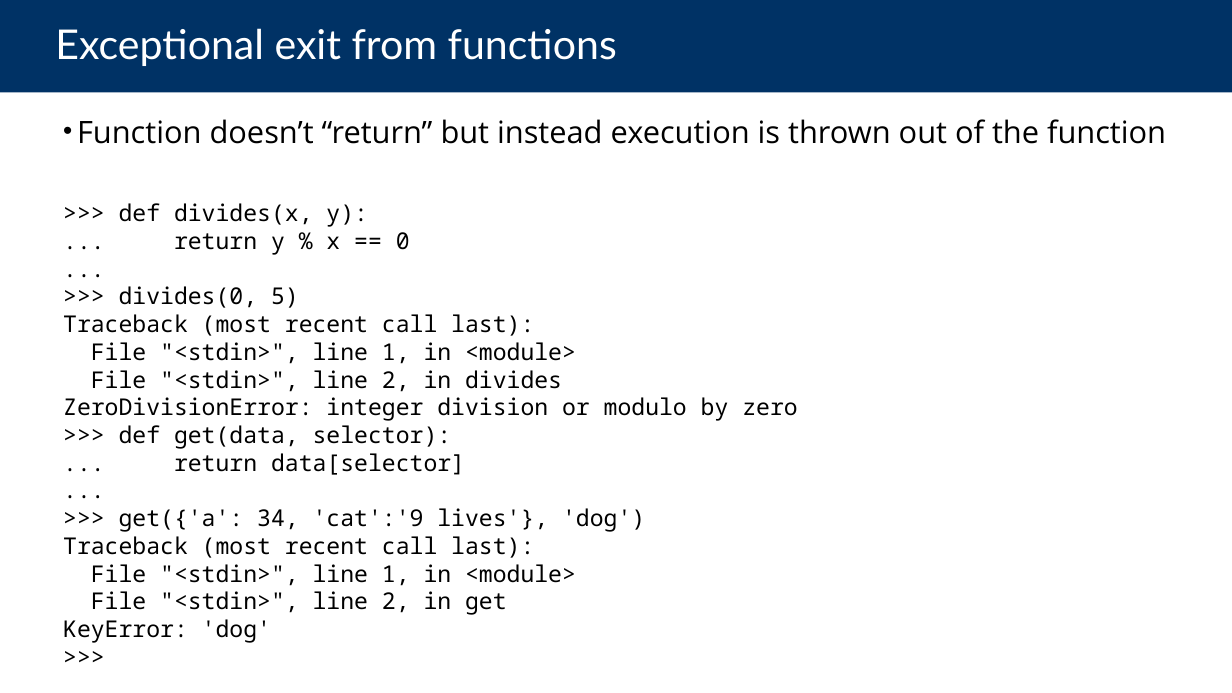
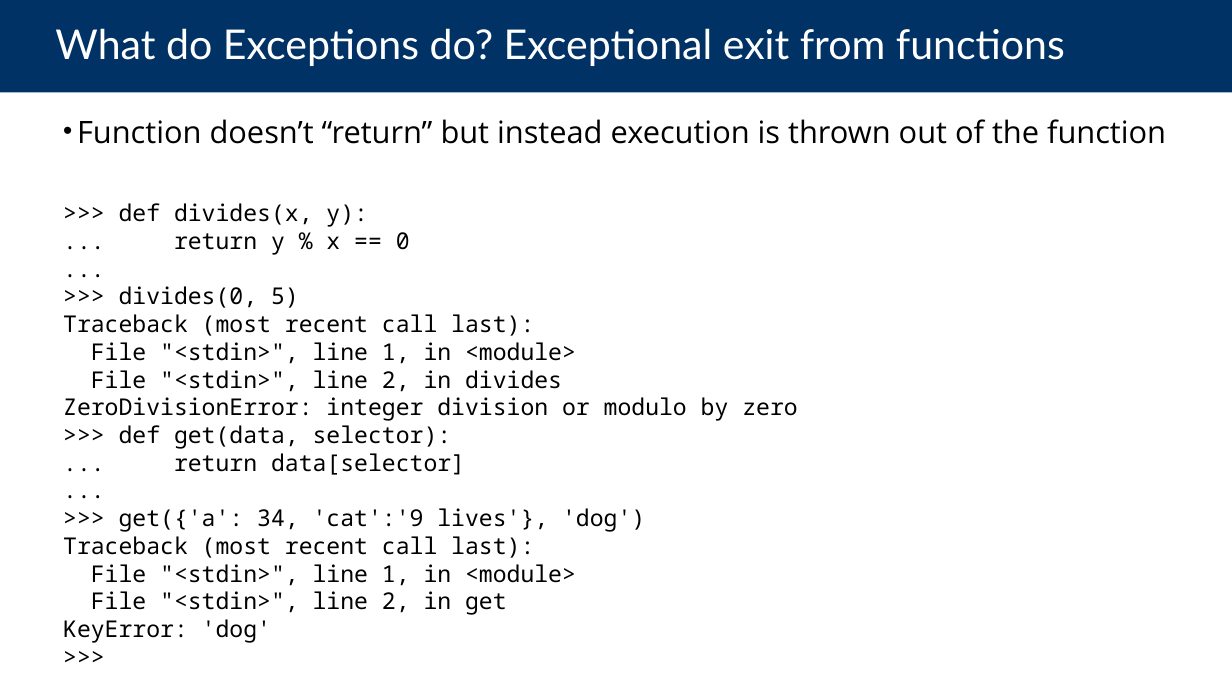
Before and after one commit to cs88-website/su24, a slide deck: slide 11 of assets/slides/su24/19-Exceptions.pptx (slide 8 before the commit). Drawn at 1232x693 pixels with LibreOffice and Linux fonts; fonts in the diff are those of the drawing. Boxes give left, top, right and bottom in pixels: in the first picture for what was removed or moved away, otherwise in the second. Text is boxed around its words. In the diff, an @@ line names an element or a change of style, - is before the commit and + after.

```diff
--- a/assets/slides/su24/19-Exceptions.pptx
+++ b/assets/slides/su24/19-Exceptions.pptx
@@ title at (55, 28, 1065, 66): text changed @@
-Exceptional exit from functions
+What do Exceptions do? Exceptional exit from functions
```
Also in this commit, not shown: 6 other slides changed, 6 slides added, 6 slides removed, 10 other files.
